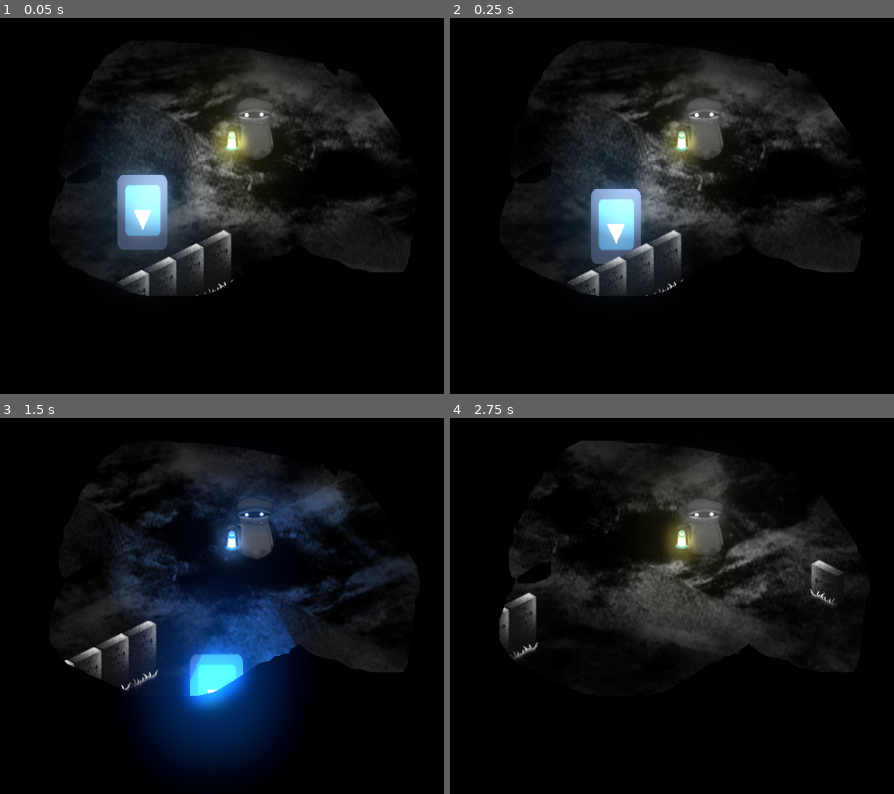
Above: before the commit, frames 1-4 (two rows, left to right).
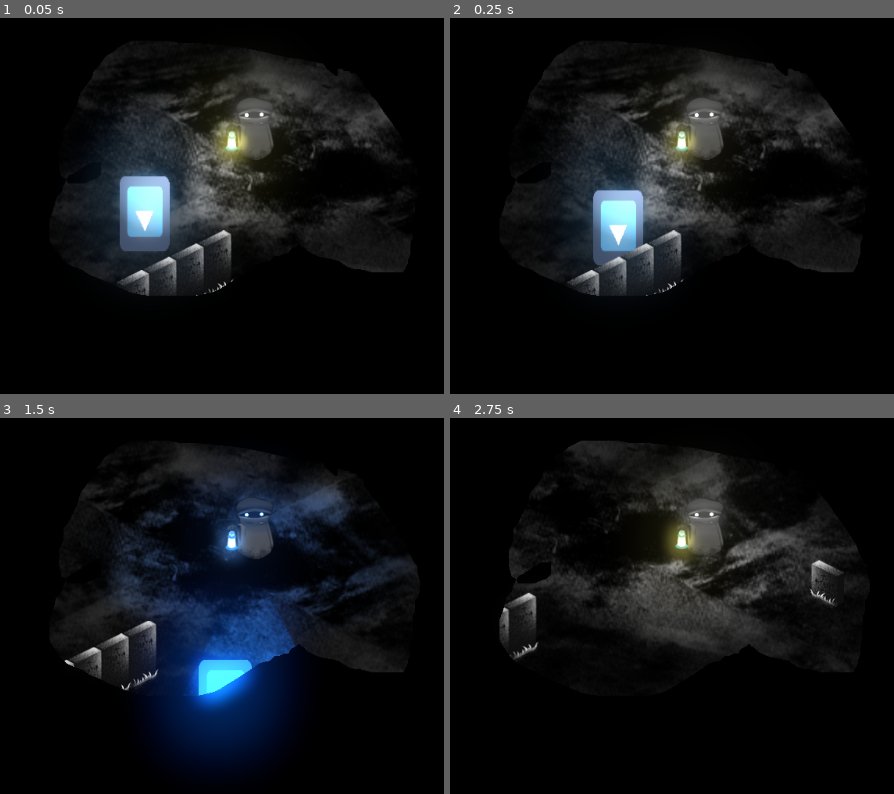
Above: after the commit, the same moments.

Repository: jonnydrumz/hideAndSeek
Game: Godot game, scene res://Main.tscn
Two runs of this game, one before a commit and one after it. Both use one fixed random seed, a clock stepped at 60 frames per second and the inputs below. The engine's default icon, where the game draws it, is replaced by a stand-in: a white triangle on a blue panel in a dark square.
Inputs:
- Up to frame 1 (0.05 s): no input
- Up to frame 2 (0.25 s): no input
- Up to frame 3 (1.5 s): tap Enter (ui_accept) at 0.5, 0.77 s; hold Right (ui_right) 0.53-1.28 s; hold Down (ui_down) from 1.28 s (still down)
- Up to frame 4 (2.75 s): tap Enter (ui_accept) at 1.52 s; release Down (ui_down) at 2.03 s; hold Right (ui_right) from 2.03 s (still down)

The runs differ from the first frame. In frame 1, 0.6% of the frame differs, in the area x 26-39%, y 41-62%; in frame 2, 0.5%; in frame 3, 1.9%, in the area x 38-58%, y 58-80%; in frame 4, nothing differs.

Commit message:
Enemigo espera en tumba

Diff:
--- a/Enemy/Enemy.tscn
+++ b/Enemy/Enemy.tscn
@@ -21,4 +21,8 @@
 shape = SubResource( 1 )
 
 [node name="Tween" type="Tween" parent="."]
-[connection signal="tween_completed" from="Tween" to="." method="_on_Tween_tween_completed"]
+
+[node name="Timer" type="Timer" parent="."]
+one_shot = true
+[connection signal="tween_all_completed" from="Tween" to="." method="_on_Tween_tween_all_completed"]
+[connection signal="timeout" from="Timer" to="." method="_on_Timer_timeout"]
--- a/Enemy/EnemyMovement.gd
+++ b/Enemy/EnemyMovement.gd
@@ -14,17 +14,26 @@
 	current_tomb = tombs[rng.randi()%tombs.size()]
 	var length = position.distance_to(current_tomb.position)
 	seconds = position.distance_to(current_tomb.position) / seconds_to_arrive
-	set_process(true)
-
-func _process(delta):
 	tween.interpolate_property(self, "position", position, current_tomb.position, seconds, Tween.TRANS_CUBIC, Tween.EASE_OUT)
 	tween.start()
 
-func _on_Tween_tween_completed(object, key):
+
+func _on_Tween_tween_all_completed():
+	$Timer.start(rand_range(5.0,10.0))
+
 	# Go to a new tomb
+#	rng.randomize()
+#	position = current_tomb.position
+#	current_tomb = tombs[rng.randi()%tombs.size()]
+#	var length = position.distance_to(current_tomb.position)
+#	seconds = position.distance_to(current_tomb.position) / seconds_to_arrive
+
+
+
+func _on_Timer_timeout():
 	rng.randomize()
-	position = current_tomb.position
 	current_tomb = tombs[rng.randi()%tombs.size()]
 	var length = position.distance_to(current_tomb.position)
 	seconds = position.distance_to(current_tomb.position) / seconds_to_arrive
-	tween.stop(object)
+	tween.interpolate_property(self, "position", position, current_tomb.position, seconds, Tween.TRANS_CUBIC, Tween.EASE_OUT)
+	tween.start()
